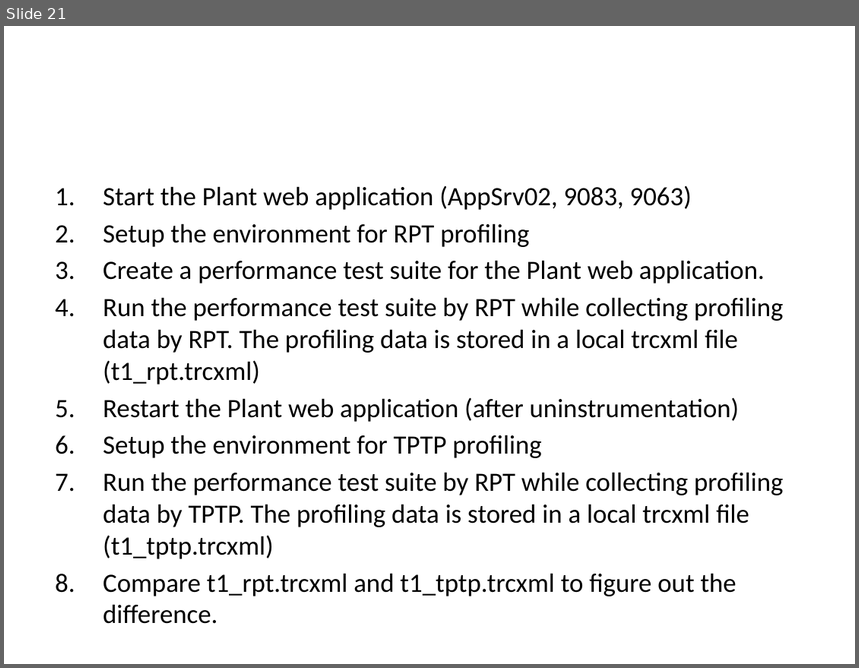
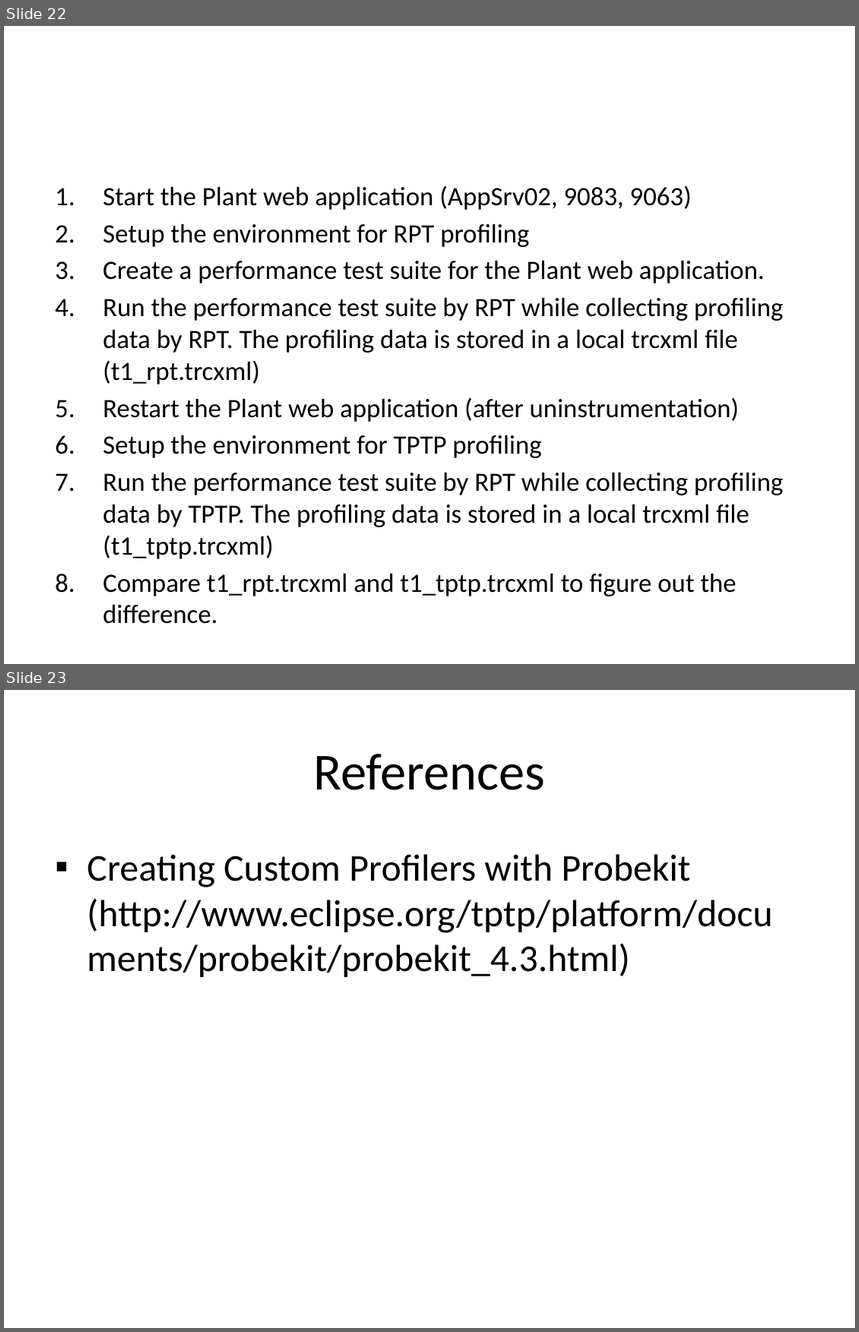
Before and after one commit to wsgan001/asegrp, a slide deck: papers/DRCPA/docs/PerfTest - Profiling via TPTP.pptx. Shown one above the other, each under a label of ours: slide 21 before the commit, slides 22 and 23 after it. The pictures are 859x668 and 859x1332 pixels, drawn with LibreOffice and Linux fonts; fonts in the diff are those of the drawing. Boxes give left, top, right and bottom in pixels: in the first picture for what was removed or moved away, otherwise in the second. Text is boxed around its words. In the diff, an @@ line names an element or a change of style, - is before the commit and + after.

```diff
--- a/papers/DRCPA/docs/PerfTest - Profiling via TPTP.pptx
+++ b/papers/DRCPA/docs/PerfTest - Profiling via TPTP.pptx
@@ slide 23 added at <box>4,690,855,1328</box>, background #FFFFFF @@
@@ title added at <box>313,754,545,790</box>, 44 pt, text #000000 @@
+References
@@ text added at <box>87,854,773,977</box>, 32 pt, text #000000 @@
+▪ Creating Custom Profilers with Probekit (http://www.eclipse.org/tptp/platform/documents/probekit/probekit_4.3.html)
@@ what was slide 21 is now slide 22 @@
```
Also in this commit, not shown: 1 slide changed, 1 other slide added, 3 other files.
